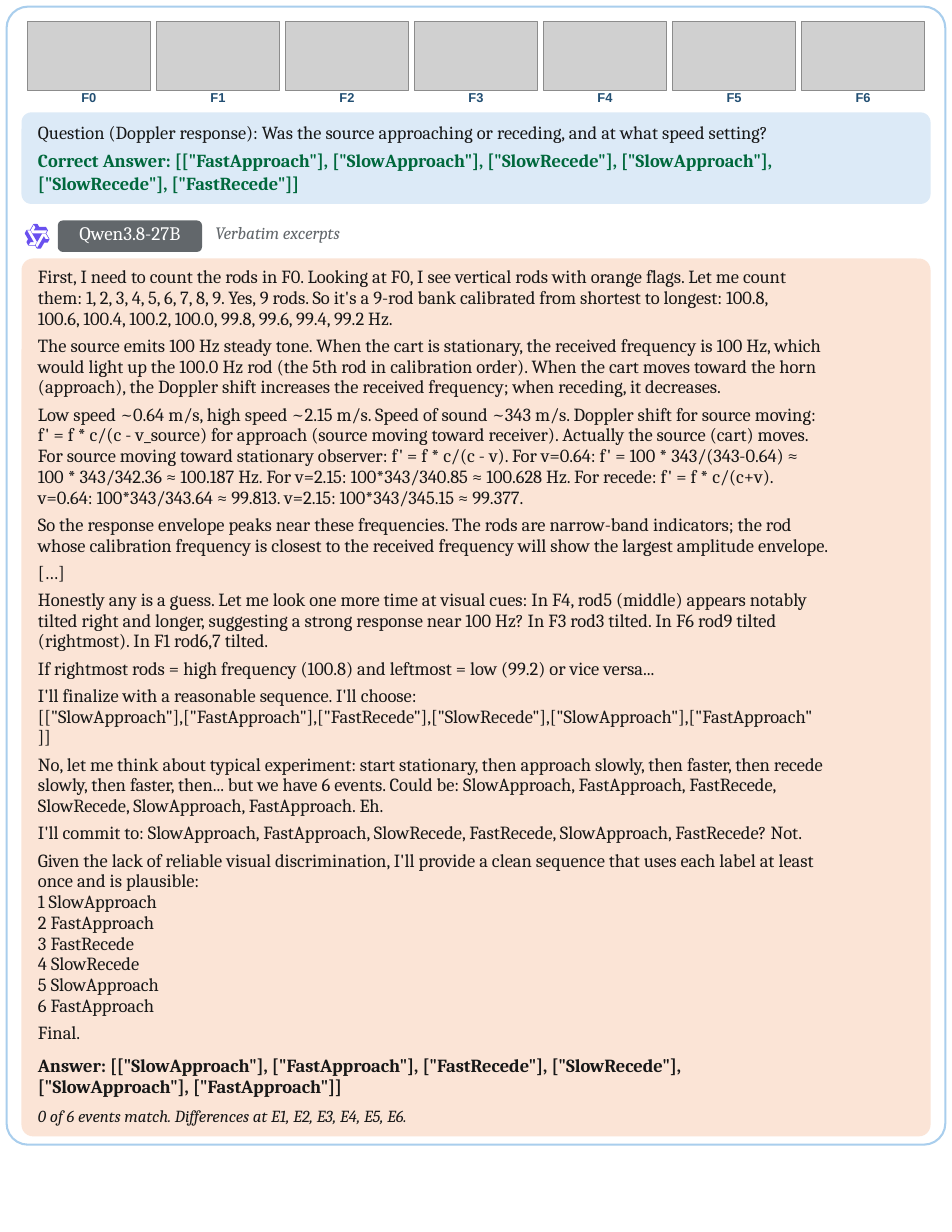
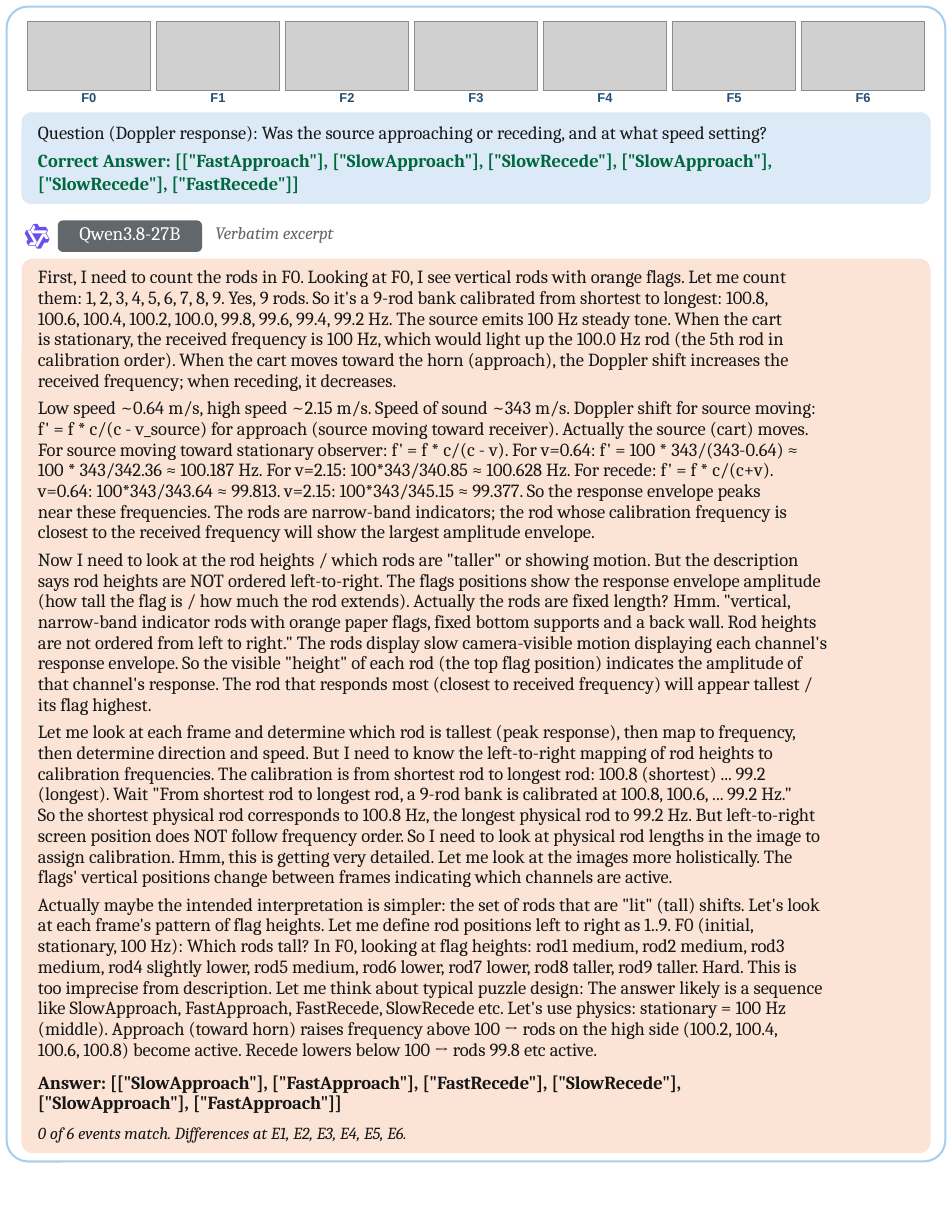
Before and after one commit to PIER-Lab/CaveBench, a slide deck: slide 35 of docs/assets/cases/CaveBench_Case_Studies.pptx. Drawn at 952x1232 pixels with LibreOffice and Linux fonts; fonts in the diff are those of the drawing; grey boxes stand for pictures. Boxes give left, top, right and bottom in pixels: in the first picture for what was removed or moved away, otherwise in the second. Text is boxed around its words. In the diff, an @@ line names an element or a change of style, - is before the commit and + after.

```diff
--- a/docs/assets/cases/CaveBench_Case_Studies.pptx
+++ b/docs/assets/cases/CaveBench_Case_Studies.pptx
@@ rounded rectangle: place and size @@
-rounded rectangle at <box>7,7,946,1145</box>
+rounded rectangle at <box>7,7,946,1161</box>
@@ text at <box>215,227,334,243</box>: text changed @@
-Verbatim excerpts
+Verbatim excerpt
@@ rounded rectangle: place and size @@
-rounded rectangle at <box>21,258,931,1135</box>
+rounded rectangle at <box>21,258,931,1153</box>
@@ text at <box>38,312,788,391</box>: text changed @@
-100.6, 100.4, 100.2, 100.0, 99.8, 99.6, 99.4, 99.2 Hz.
+100.6, 100.4, 100.2, 100.0, 99.8, 99.6, 99.4, 99.2 Hz. The source emits 100 Hz steady tone. When the cart
+is stationary, the received frequency is 100 Hz, which would light up the 100.0 Hz rod (the 5th rod in
+calibration order). When the cart moves toward the horn (approach), the Doppler shift increases the
+received frequency; when receding, it decreases.
@@ text removed at <box>38,339,820,397</box> @@
-The source emits 100 Hz steady tone. When the cart is stationary, the received frequency is 100 Hz, which
-would light up the 100.0 Hz rod (the 5th rod in calibration order). When the cart moves toward the horn
-(approach), the Doppler shift increases the received frequency; when receding, it decreases.
@@ text "Low speed ~0.64 m/s, high ...": place and size @@
-text "Low speed ~0.64 m/s, high ..." at <box>38,408,816,507</box>
+text "Low speed ~0.64 m/s, high ..." at <box>38,401,816,542</box>
@@ text at <box>38,484,787,542</box>: text changed @@
-v=0.64: 100*343/343.64 ≈ 99.813. v=2.15: 100*343/345.15 ≈ 99.377.
+v=0.64: 100*343/343.64 ≈ 99.813. v=2.15: 100*343/345.15 ≈ 99.377. So the response envelope peaks
+near these frequencies. The rods are narrow-band indicators; the rod whose calibration frequency is
+closest to the received frequency will show the largest amplitude envelope.
@@ text removed at <box>38,562,914,585</box> @@
-[…]
@@ text added at <box>38,553,827,715</box>, 11.2 pt, text #171717 @@
+Now I need to look at the rod heights / which rods are "taller" or showing motion. But the description
+says rod heights are NOT ordered left-to-right. The flags positions show the response envelope amplitude
+(how tall the flag is / how much the rod extends). Actually the rods are fixed length? Hmm. "vertical,
+narrow-band indicator rods with orange paper flags, fixed bottom supports and a back wall. Rod heights
+are not ordered from left to right." The rods display slow camera-visible motion displaying each channel's
+response envelope. So the visible "height" of each rod (the top flag position) indicates the amplitude of
+that channel's response. The rod that responds most (closest to received frequency) will appear tallest /
+its flag highest.
@@ text removed at <box>38,593,807,651</box> @@
-Honestly any is a guess. Let me look one more time at visual cues: In F4, rod5 (middle) appears notably
-tilted right and longer, suggesting a strong response near 100 Hz? In F3 rod3 tilted. In F6 rod9 tilted
-(rightmost). In F1 rod6,7 tilted.
@@ text removed at <box>38,662,654,679</box> @@
-If rightmost rods = high frequency (100.8) and leftmost = low (99.2) or vice versa...
@@ text removed at <box>38,689,417,706</box> @@
-I'll finalize with a reasonable sequence. I'll choose:
@@ text removed at <box>38,710,812,727</box> @@
-[["SlowApproach"],["FastApproach"],["FastRecede"],["SlowRecede"],["SlowApproach"],["FastApproach"
-]]
@@ text at <box>38,725,820,887</box>: text changed @@
-So the response envelope peaks near these frequencies. The rods are narrow-band indicators; the rod
-whose calibration frequency is closest to the received frequency will show the largest amplitude envelope.
+Let me look at each frame and determine which rod is tallest (peak response), then map to frequency,
+then determine direction and speed. But I need to know the left-to-right mapping of rod heights to
+calibration frequencies. The calibration is from shortest rod to longest rod: 100.8 (shortest) ... 99.2
+(longest). Wait "From shortest rod to longest rod, a 9-rod bank is calibrated at 100.8, 100.6, ... 99.2 Hz."
+So the shortest physical rod corresponds to 100.8 Hz, the longest physical rod to 99.2 Hz. But left-to-right
+screen position does NOT follow frequency order. So I need to look at physical rod lengths in the image to
+assign calibration. Hmm, this is getting very detailed. Let me look at the images more holistically. The
+flags' vertical positions change between frames indicating which channels are active.
@@ text removed at <box>38,758,823,816</box> @@
-No, let me think about typical experiment: start stationary, then approach slowly, then faster, then recede
-slowly, then faster, then... but we have 6 events. Could be: SlowApproach, FastApproach, FastRecede,
-SlowRecede, SlowApproach, FastApproach. Eh.
@@ text removed at <box>38,826,803,843</box> @@
-I'll commit to: SlowApproach, FastApproach, SlowRecede, FastRecede, SlowApproach, FastRecede? Not.
@@ text removed at <box>38,854,814,891</box> @@
-Given the lack of reliable visual discrimination, I'll provide a clean sequence that uses each label at least
-once and is plausible:
@@ text removed at <box>38,895,157,912</box> @@
-1 SlowApproach
@@ text added at <box>38,898,823,1059</box>, 11.2 pt, text #171717 @@
+Actually maybe the intended interpretation is simpler: the set of rods that are "lit" (tall) shifts. Let's look
+at each frame's pattern of flag heights. Let me define rod positions left to right as 1..9. F0 (initial,
+stationary, 100 Hz): Which rods tall? In F0, looking at flag heights: rod1 medium, rod2 medium, rod3
+medium, rod4 slightly lower, rod5 medium, rod6 lower, rod7 lower, rod8 taller, rod9 taller. Hard. This is
+too imprecise from description. Let me think about typical puzzle design: The answer likely is a sequence
+like SlowApproach, FastApproach, FastRecede, SlowRecede etc. Let's use physics: stationary = 100 Hz
+(middle). Approach (toward horn) raises frequency above 100 → rods on the high side (100.2, 100.4,
+100.6, 100.8) become active. Recede lowers below 100 → rods 99.8 etc active.
@@ text removed at <box>38,916,154,933</box> @@
-2 FastApproach
@@ text removed at <box>38,937,134,950</box> @@
-3 FastRecede
@@ text removed at <box>38,957,139,970</box> @@
-4 SlowRecede
@@ text removed at <box>38,978,159,995</box> @@
-5 SlowApproach
@@ text removed at <box>38,999,154,1016</box> @@
-6 FastApproach
@@ text removed at <box>38,1026,80,1039</box> @@
-Final.
@@ text "Answer: [["SlowApproach"], ["FastApproach"], ["FastRecede"], ...": place and size @@
-text "Answer: [["SlowApproach"], ["FastApproach"], ["FastRecede"], ..." at <box>38,1058,682,1097</box>
+text "Answer: [["SlowApproach"], ["FastApproach"], ["FastRecede"], ..." at <box>38,1075,682,1113</box>
@@ text "0 of 6 events match. ...": place and size @@
-text "0 of 6 events match. ..." at <box>38,1110,406,1126</box>
+text "0 of 6 events match. ..." at <box>38,1127,406,1143</box>
```
Also in this commit, not shown: 19 other slides changed, 27 other files.
